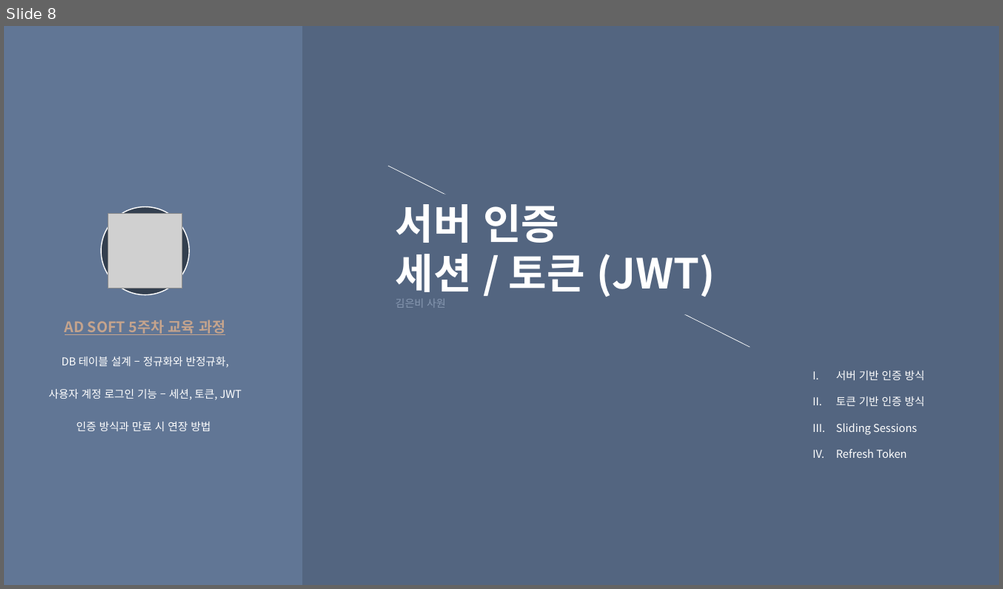
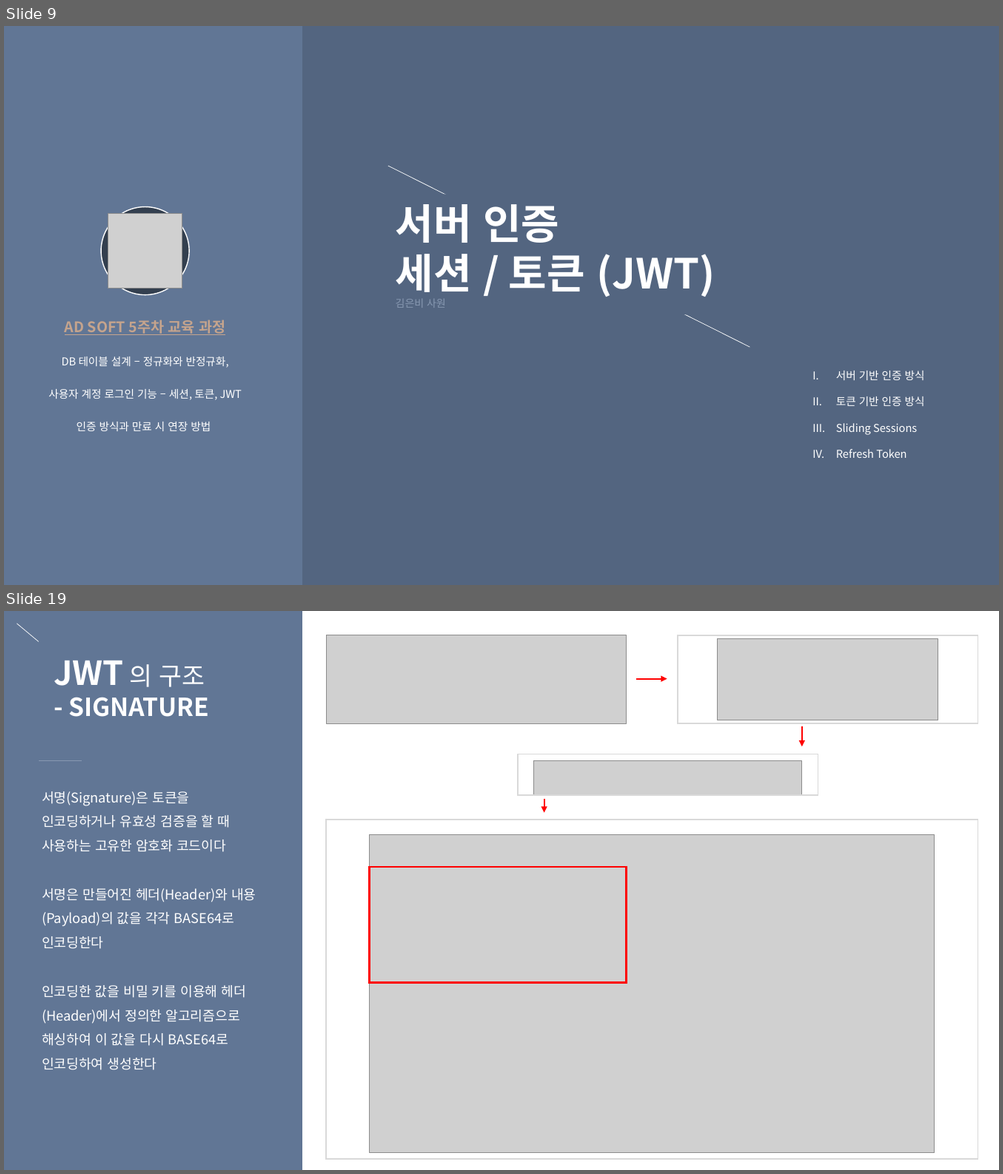
Before and after one commit to eunbee-kim/dmsql1471, a slide deck: 교육/5주차_DB정규화_반정규화_서버인증_세션과쿠키.pptx. Shown one above the other, each under a label of ours: slide 8 before the commit, slides 9 and 19 after it; the slides between them are not shown. The pictures are 1003x589 and 1003x1174 pixels, drawn with LibreOffice and Linux fonts; fonts in the diff are those of the drawing; grey boxes stand for pictures. Boxes give left, top, right and bottom in pixels: in the first picture for what was removed or moved away, otherwise in the second. Text is boxed around its words. In the diff, an @@ line names an element or a change of style, - is before the commit and + after.

```diff
--- a/교육/5주차_DB정규화_반정규화_서버인증_세션과쿠키.pptx
+++ b/교육/5주차_DB정규화_반정규화_서버인증_세션과쿠키.pptx
@@ slide 19 added at <box>4,611,999,1170</box>, background gradient #617695 to #536580 @@
@@ line added from (17, 624) to (38, 641), #FFFFFF 0.5 pt @@
@@ rectangle added at <box>302,611,999,1170</box>, fill #FFFFFF @@
@@ picture added at <box>327,635,626,723</box> @@
@@ rectangle added at <box>677,635,978,723</box>, outline #D9D9D9 1 pt @@
@@ picture added at <box>717,638,937,721</box> @@
@@ text added at <box>54,661,209,717</box>, 24 pt, text #FFFFFF, bold @@
+JWT 의 구조
+- SIGNATURE
@@ arrow added from (637, 679) to (667, 679), #FF0000 1.5 pt @@
@@ arrow added from (802, 726) to (802, 747), #FF0000 1.5 pt @@
@@ line added from (38, 761) to (82, 761), #8899B2 0.5 pt @@
@@ rectangle added at <box>518,755,818,795</box>, outline #D9D9D9 1 pt @@
@@ picture added at <box>534,761,802,795</box> @@
@@ text added at <box>42,792,256,1071</box>, 13 pt, text #FFFFFF @@
+서명(Signature)은 토큰을 인코딩하거나 유효성 검증을 할 때 사용하는 고유한 암호화 코드이다
+서명은 만들어진 헤더(Header)와 내용(Payload)의 값을 각각 BASE64로 인코딩한다
+인코딩한 값을 비밀 키를 이용해 헤더(Header)에서 정의한 알고리즘으로 해싱하여 이 값을 다시 BASE64로 인코딩하여 생성한다
@@ arrow added from (544, 799) to (544, 812), #FF0000 1.5 pt @@
@@ rectangle added at <box>327,820,978,1160</box>, outline #D9D9D9 1 pt @@
@@ picture added at <box>370,834,934,1153</box> @@
@@ rectangle added at <box>370,867,626,983</box>, outline #FF0000 2 pt @@
@@ what was slide 8 is now slide 9 @@
```
Also in this commit, not shown: 3 slides changed, 9 other slides added, 1 other file.
